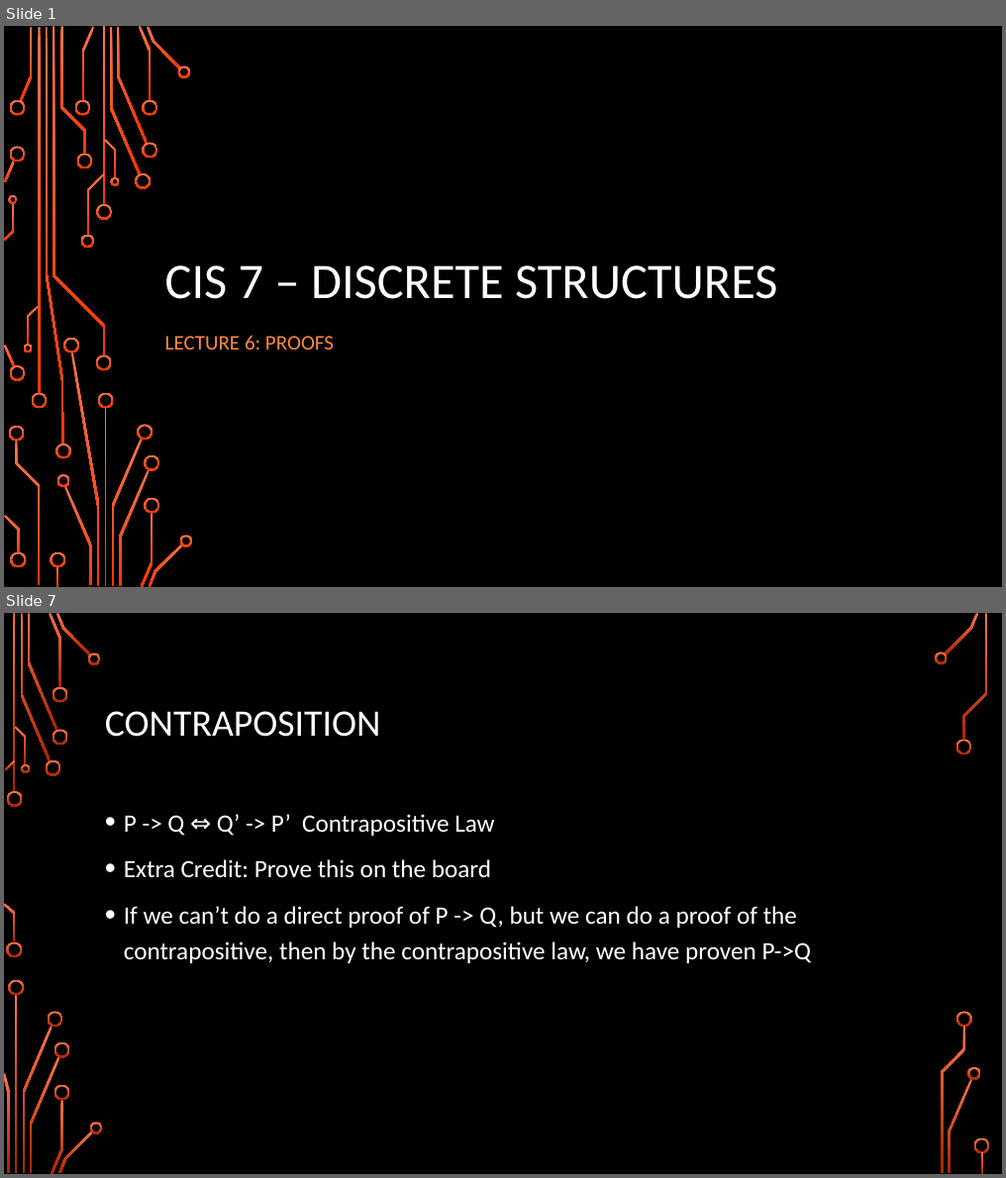
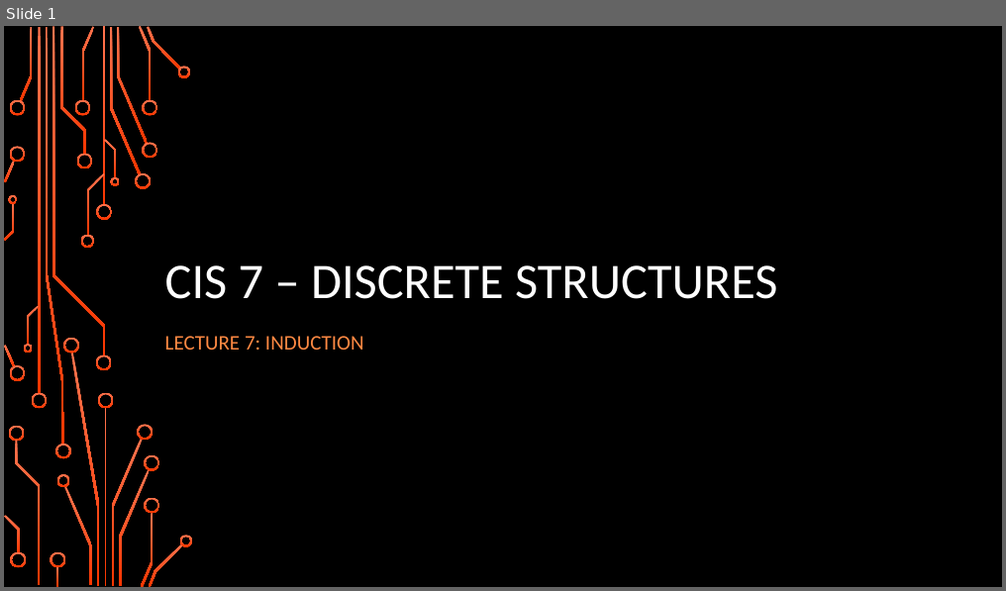
Before and after one commit to jameswilson281/CIS7---Discrete-Structures, a slide deck: Lectures/Lecture 7 - 20170920 Induction.pptx. Shown one above the other, each under a label of ours: slides 1 and 7 before the commit, slide 1 after it; the slides between them are not shown. The pictures are 1006x1178 and 1006x591 pixels, drawn with LibreOffice and Linux fonts; fonts in the diff are those of the drawing; background and template pictures are left out. Boxes give left, top, right and bottom in pixels: in the first picture for what was removed or moved away, otherwise in the second. Text is boxed around its words. In the diff, an @@ line names an element or a change of style, - is before the commit and + after.

```diff
--- a/Lectures/Lecture 7 - 20170920 Induction.pptx
+++ b/Lectures/Lecture 7 - 20170920 Induction.pptx
@@ slide 7 removed at [4, 613, 1002, 1174], background picture (left out) @@
@@ title removed at [105, 711, 381, 737] @@
-CONTRAPOSITION
@@ text removed at [124, 814, 811, 963] @@
-• P -> Q ⇔ Q’ -> P’ Contrapositive Law
-• Extra Credit: Prove this on the board
-• If we can’t do a direct proof of P -> Q, but we can do a proof of the contrapositive, then by the contrapositive law, we have proven P->Q
@@ group removed at [4, 613, 990, 1174]: 33 freeform shapes, 3 rectangles @@
@@ slide 1 changed as well @@
@@ subtitle at [165, 336, 364, 350]: text changed @@
-LECTURE 6: PROOFS
+LECTURE 7: INDUCTION
```
Also in this commit, not shown: 3 other slides changed, 2 slides added, 6 other slides removed, 4 other files.
